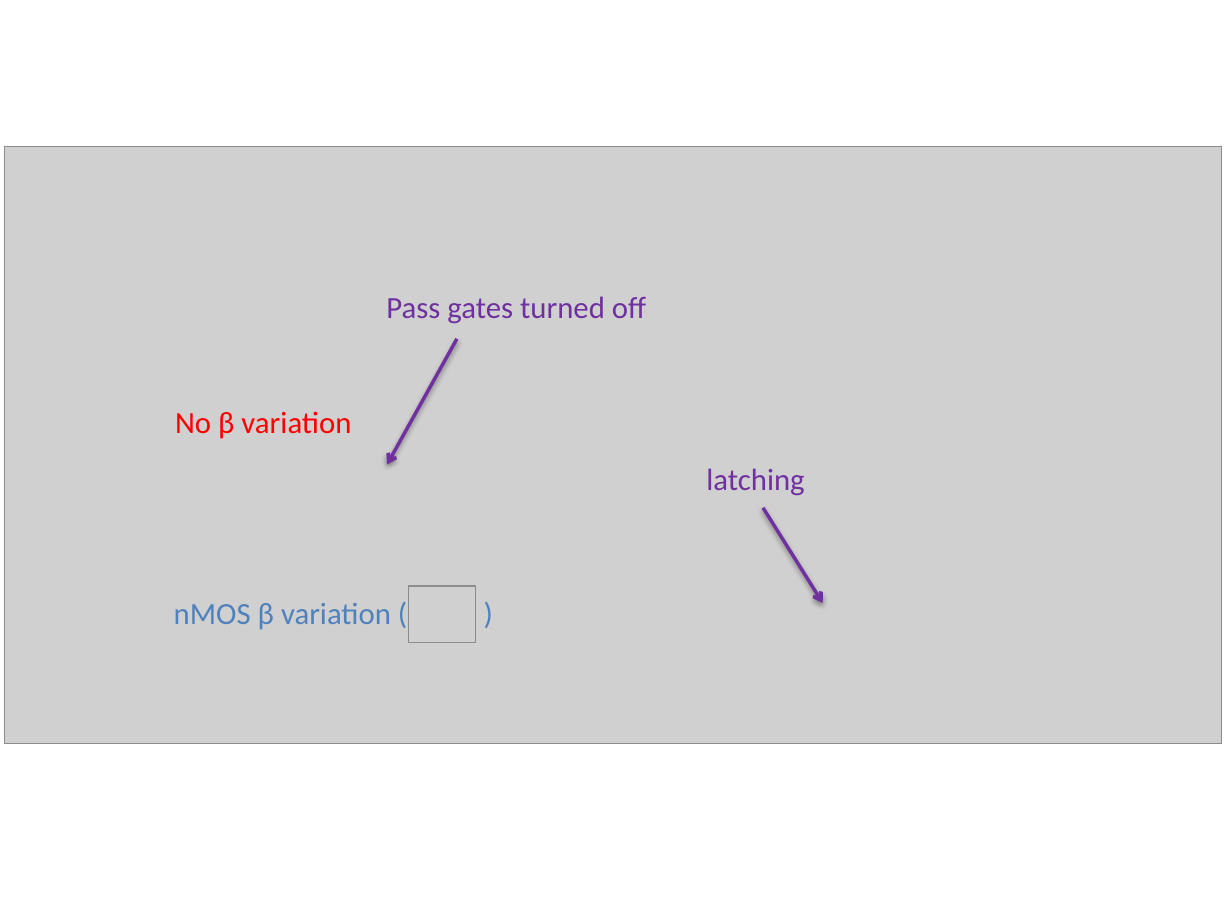
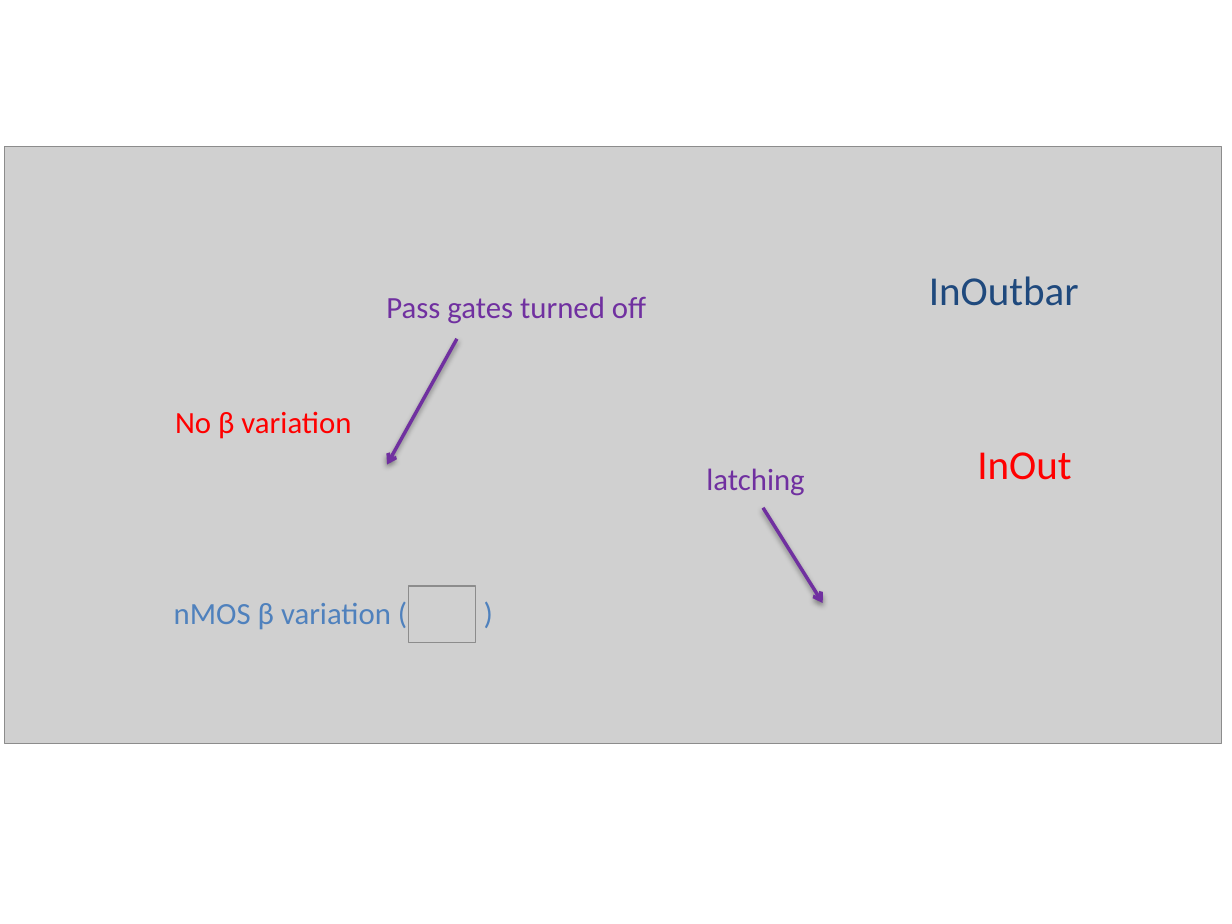
Before and after one commit to alexander-standaert/Thesis-Design-of-RRam, a slide deck: slide 15 of Thesis/fig/figure presentation.pptx. Drawn at 1232x924 pixels with LibreOffice and Linux fonts; fonts in the diff are those of the drawing; grey boxes stand for pictures. Boxes give left, top, right and bottom in pixels: in the first picture for what was removed or moved away, otherwise in the second. Text is boxed around its words. In the diff, an @@ line names an element or a change of style, - is before the commit and + after.

```diff
--- a/Thesis/fig/figure presentation.pptx
+++ b/Thesis/fig/figure presentation.pptx
@@ text added at (929, 276, 1079, 306), 24 pt, text #1F497D @@
+InOutbar
@@ text added at (977, 452, 1071, 480), 24 pt, text #FF0000 @@
+InOut
```
Also in this commit, not shown: 2 slides added, 26 other files.
